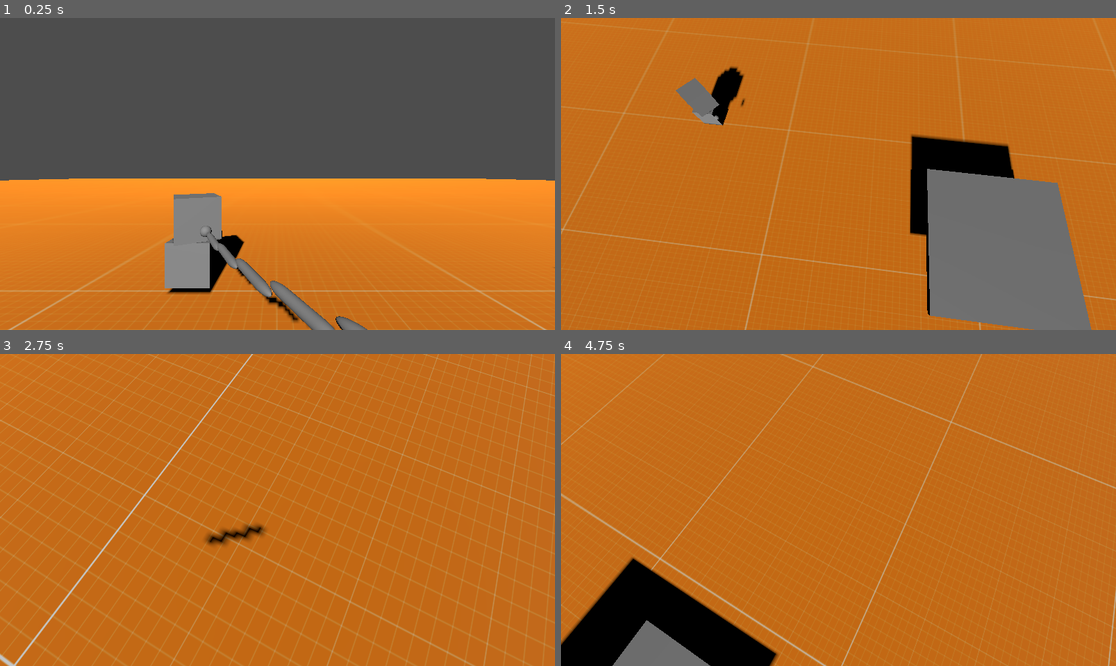
Above: before the commit, frames 1-4 (two rows, left to right).
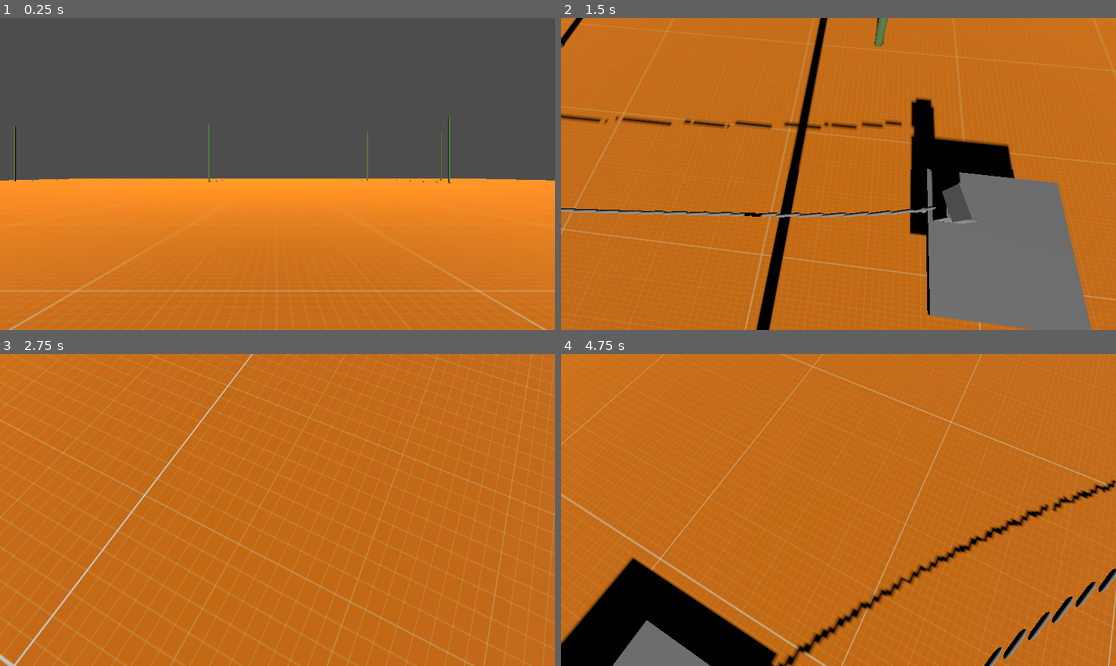
Above: after the commit, the same moments.

Repository: Flodurs/GoDotTest
Game: Godot game, scene res://scenes/level/level.tscn
The game is run twice, just before and just after one commit, with the same random seed, the same clock (stepped at 60 frames per second) and the same inputs.
Inputs:
- Up to frame 1 (0.25 s): no input
- Up to frame 2 (1.5 s): hold D (Right) 0.53-1.28 s; hold Down (CamDown) 0.53-1.28 s; tap Space (Jump) at 0.77 s; hold S (Backward) from 1.28 s (still down); tap Left (CamLeft) at 1.35 s
- Up to frame 3 (2.75 s): tap Space (Jump) at 1.52 s; release S (Backward) at 2.03 s; hold D (Right) from 2.03 s (still down); hold Right (CamRight) from 2.03 s (still down)
- Up to frame 4 (4.75 s): release D (Right) at 2.78 s; release Right (CamRight) at 2.78 s; hold W (Forward) 2.78-3.53 s; tap Up (CamUp) at 2.85 s; tap Space (Jump) at 3.02, 3.77, 4.52 s; hold Down (CamDown) 3.53-4.28 s; hold A (Left) from 3.53 s (still down); tap Left (CamLeft) at 4.35 s

The runs differ from the first frame. In frame 1, 4.8% of the frame differs, in the area x 2-100%, y 31-100%; in frame 2, 6.7%, in the area x 0-76%, y 0-100%; in frame 3, 0.4%; in frame 4, 2.6%.

Commit message:
Wald hinzugefügt

Diff:
--- /dev/null
+++ b/scenes/Objects/baum.tscn
@@ -0,0 +1,13 @@
+[gd_scene load_steps=3 format=3 uid="uid://we6mg3ae4pqf"]
+
+[sub_resource type="StandardMaterial3D" id="StandardMaterial3D_by002"]
+albedo_color = Color(0.372549, 0.52549, 0.290196, 1)
+
+[sub_resource type="CylinderMesh" id="CylinderMesh_7yujj"]
+
+[node name="Baum" type="Node3D"]
+
+[node name="MeshInstance3D" type="MeshInstance3D" parent="."]
+transform = Transform3D(0.5, 0, 0, 0, 10, 0, 0, 0, 0.5, 0, 10, 0)
+material_override = SubResource("StandardMaterial3D_by002")
+mesh = SubResource("CylinderMesh_7yujj")
--- /dev/null
+++ b/scenes/Objects/wald.gd
@@ -0,0 +1,30 @@
+extends Node3D
+
+var Baum = preload("res://scenes/Objects/baum.tscn")
+var count = 0
+var baumNum = 100
+
+var rng = RandomNumberGenerator.new()
+
+var size = 100
+
+
+# Called when the node enters the scene tree for the first time.
+func _ready():
+	pass # Replace with function body.
+
+func placeTree(pos):
+
+	var b = Baum.instantiate()
+	b.position = pos
+
+
+
+	add_child(b)
+
+
+# Called every frame. 'delta' is the elapsed time since the previous frame.
+func _process(delta):
+	count+=1
+	if count <= baumNum:
+		placeTree(Vector3(rng.randf_range(-size, size),0,rng.randf_range(-size, size)))
--- /dev/null
+++ b/scenes/Objects/wald.tscn
@@ -0,0 +1,6 @@
+[gd_scene load_steps=2 format=3 uid="uid://couvnpg0x8374"]
+
+[ext_resource type="Script" path="res://scenes/Objects/wald.gd" id="1_e6nrp"]
+
+[node name="Wald" type="Node3D"]
+script = ExtResource("1_e6nrp")
--- a/scenes/level/level.tscn
+++ b/scenes/level/level.tscn
@@ -1,9 +1,10 @@
-[gd_scene load_steps=8 format=3 uid="uid://dt7u684plii76"]
+[gd_scene load_steps=9 format=3 uid="uid://dt7u684plii76"]
 
 [ext_resource type="Texture2D" uid="uid://m025rq5osy1j" path="res://DevTexture.png" id="1_0hb6a"]
 [ext_resource type="PackedScene" uid="uid://bfrl7ncibdxrg" path="res://scenes/Player/player.tscn" id="1_wofso"]
 [ext_resource type="PackedScene" uid="uid://2m18wnpcsctt" path="res://scenes/enemys/enemy_1.tscn" id="2_c3eje"]
 [ext_resource type="PackedScene" uid="uid://v08ble4p3wop" path="res://scenes/Objects/moving_platform.tscn" id="3_572og"]
+[ext_resource type="PackedScene" uid="uid://couvnpg0x8374" path="res://scenes/Objects/wald.tscn" id="5_8xyvl"]
 
 [sub_resource type="BoxMesh" id="BoxMesh_gwq0k"]
 
@@ -34,7 +35,9 @@
 shadow_enabled = true
 
 [node name="CharacterBody3D" parent="." instance=ExtResource("2_c3eje")]
-transform = Transform3D(1, 0, 0, 0, 1, 0, 0, 0, 1, -2.49216, 2, -5)
+transform = Transform3D(1, 0, 0, 0, 1, 0, 0, 0, 1, 12.5078, 4, -1)
 
 [node name="MovingPlatform" parent="." instance=ExtResource("3_572og")]
 transform = Transform3D(1, 0, 0, 0, 1, 0, 0, 0, 1, 10.4945, 2.08352, 0)
+
+[node name="Wald" parent="." instance=ExtResource("5_8xyvl")]
